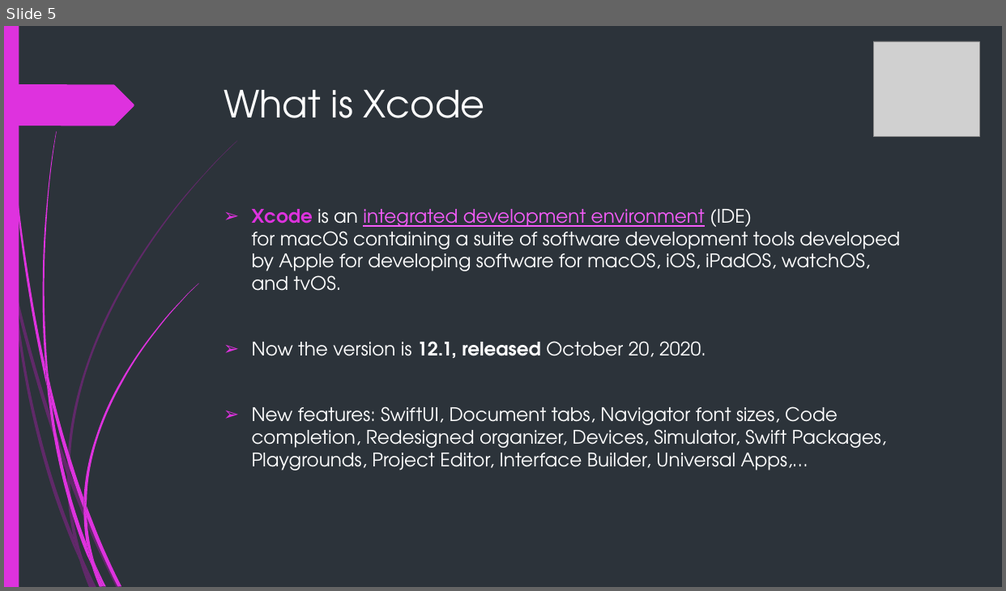
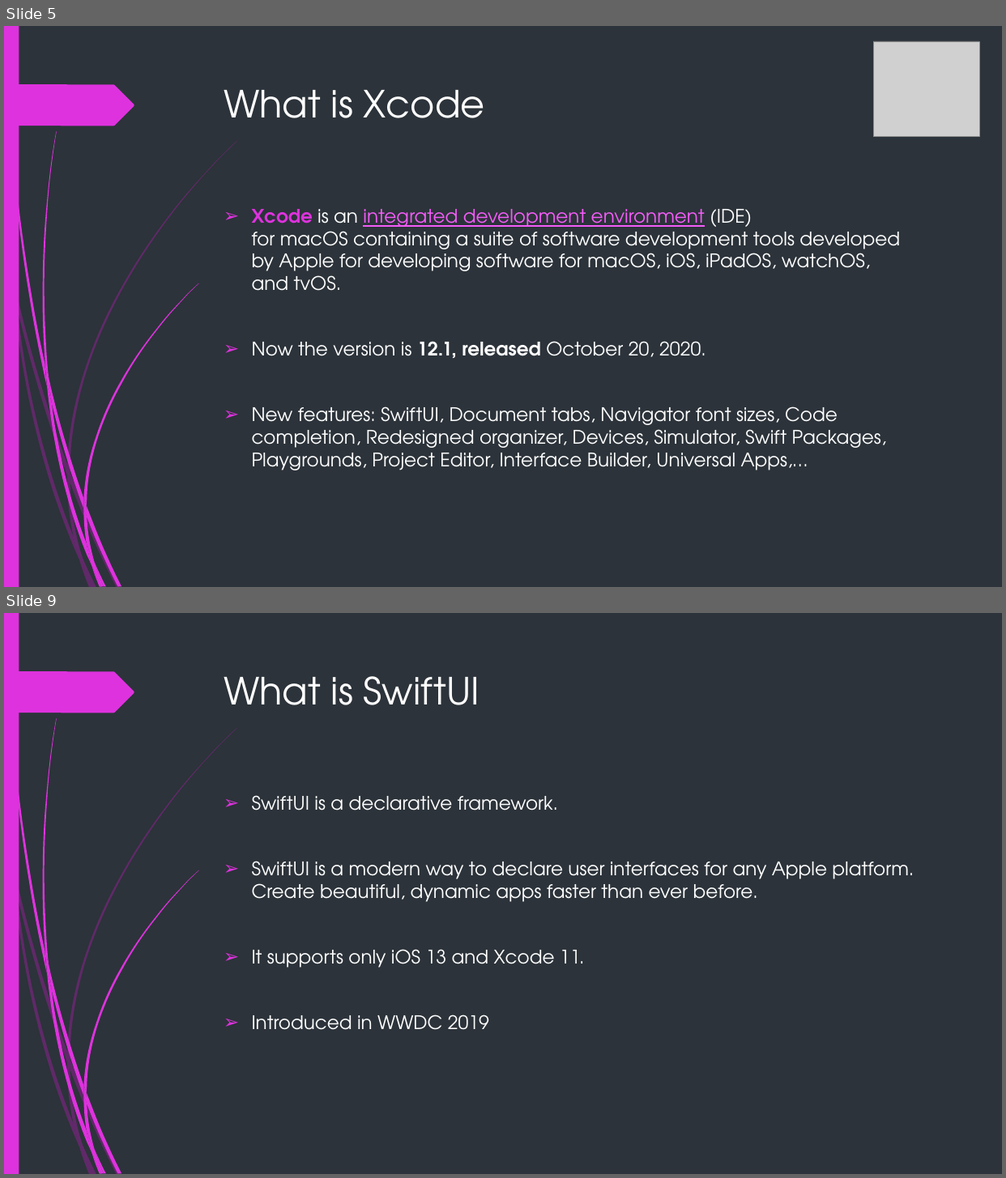
Before and after one commit to duy1998/ios-seminar, a slide deck: ios.pptx. Shown one above the other, each under a label of ours: slide 5 before the commit, slides 5 and 9 after it; the slides between them are not shown. The pictures are 1006x591 and 1006x1178 pixels, drawn with LibreOffice and Linux fonts; fonts in the diff are those of the drawing; grey boxes stand for pictures. Boxes give left, top, right and bottom in pixels: in the first picture for what was removed or moved away, otherwise in the second. Text is boxed around its words. In the diff, an @@ line names an element or a change of style, - is before the commit and + after.

```diff
--- a/ios.pptx
+++ b/ios.pptx
@@ slide 9 added at <box>4,613,1002,1174</box>, background #2C333A; not listed: 24 template elements that a slide beside it also shows @@
@@ title added at <box>224,676,479,705</box>, 36 pt, text #FFFFFF @@
+What is SwiftUI
@@ text added at <box>252,795,914,1030</box>, 18 pt, text #FFFFFF @@
+➢ SwiftUI is a declarative framework.
+➢ SwiftUI is a modern way to declare user interfaces for any Apple platform. Create beautiful, dynamic apps faster than ever before.
+➢ It supports only iOS 13 and Xcode 11.
+➢ Introduced in WWDC 2019
```
Also in this commit, not shown: 2 slides changed, 2 other slides added.
